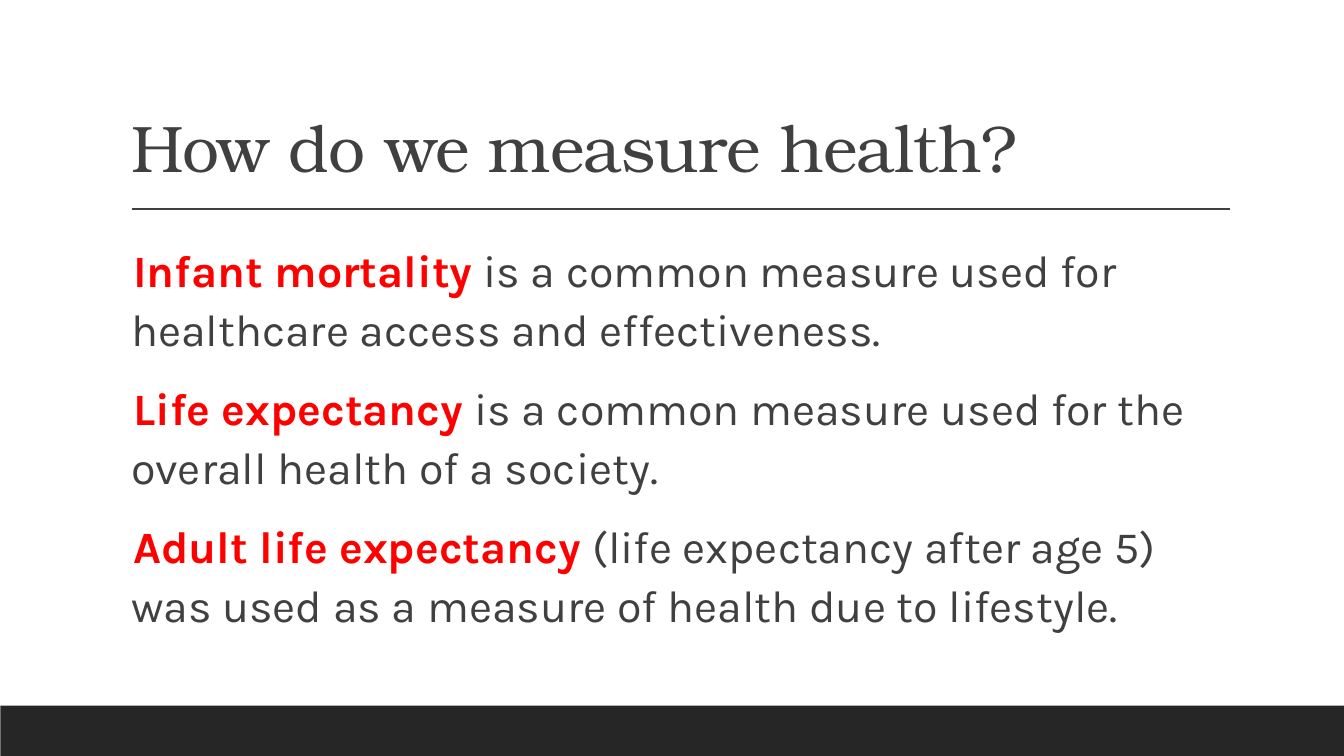
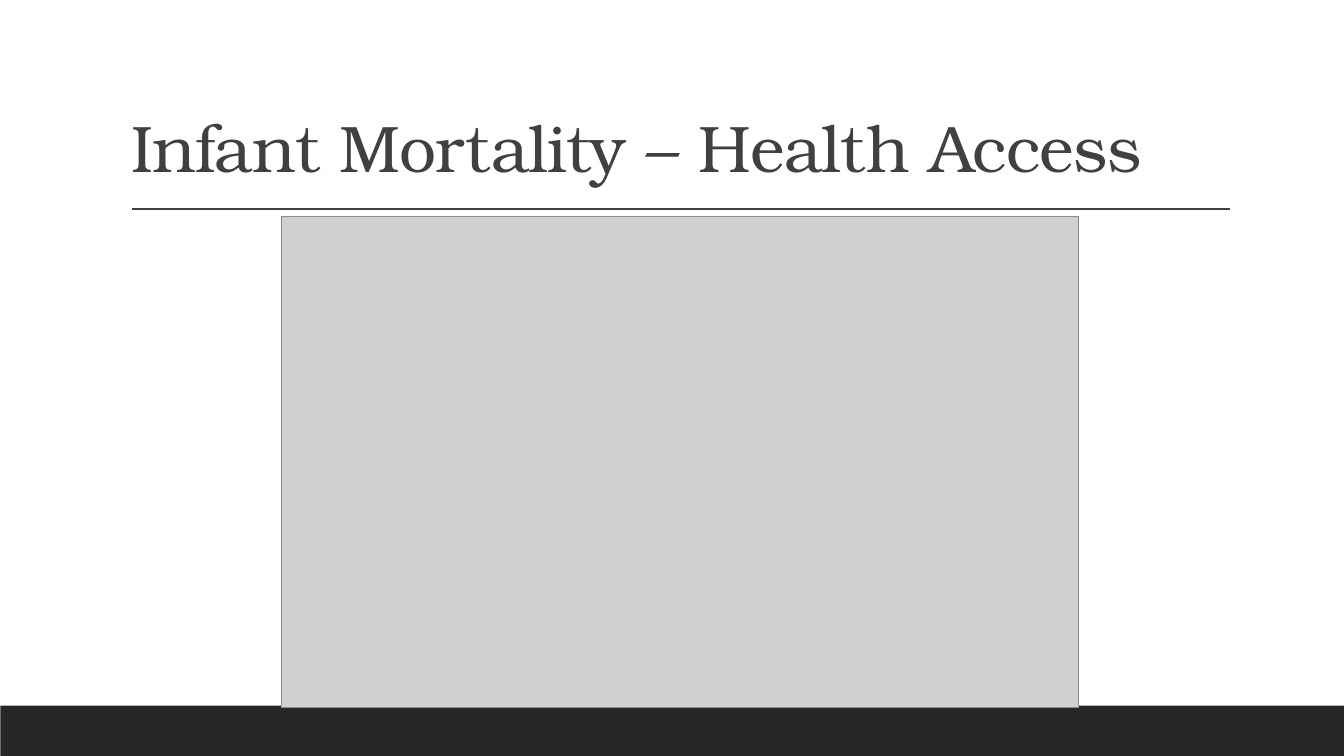
Before and after one commit to mdpickett2/pushnpull, a slide deck: slide 8 of Health and Socio-Economic Factors.pptx (slide 3 before the commit). Drawn at 1344x756 pixels with LibreOffice and Linux fonts; fonts in the diff are those of the drawing; grey boxes stand for pictures. Boxes give left, top, right and bottom in pixels: in the first picture for what was removed or moved away, otherwise in the second. Text is boxed around its words. In the diff, an @@ line names an element or a change of style, - is before the commit and + after.

```diff
--- a/Health and Socio-Economic Factors.pptx
+++ b/Health and Socio-Economic Factors.pptx
@@ title at (131, 123, 1141, 188): text changed @@
-How do we measure health?
+Infant Mortality – Health Access
@@ picture added at (281, 216, 1079, 707) @@
@@ text removed at (131, 255, 1185, 633) @@
-  Infant mortality is a common measure used for healthcare access and effectiveness.
-  Life expectancy is a common measure used for the overall health of a society.
-  Adult life expectancy (life expectancy after age 5) was used as a measure of health due to lifestyle.
```
Also in this commit, not shown: 14 other slides changed, 11 slides added, 11 slides removed, 3 other files.
